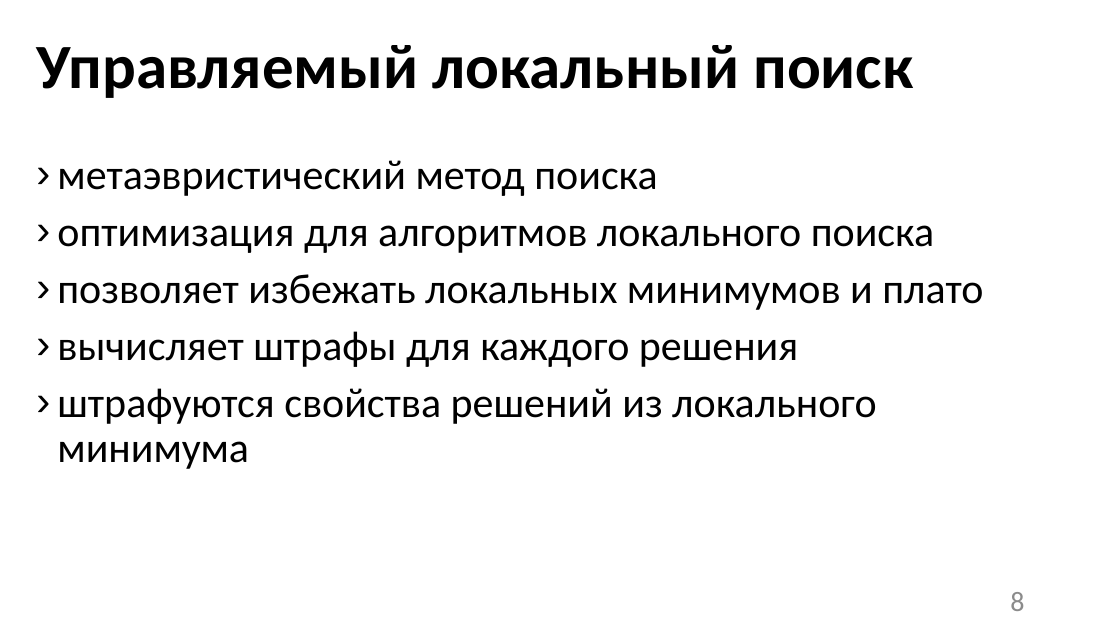
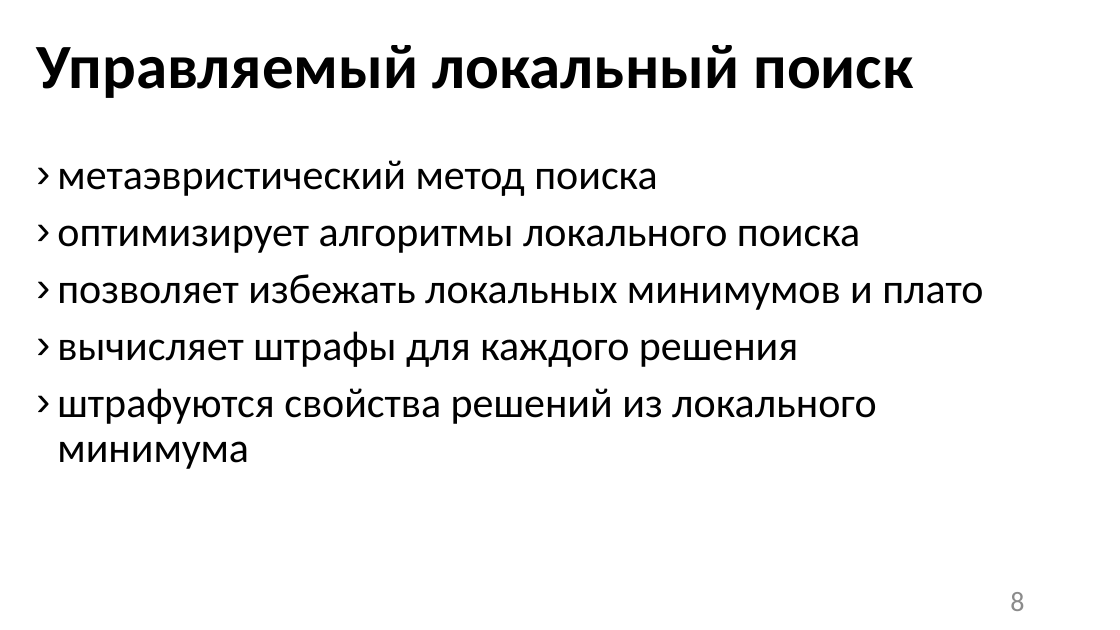
Before and after one commit to Mellcorn/hakerton, a slide deck: slide 9 of globuly.pptx. Drawn at 1120x630 pixels with LibreOffice and Linux fonts; fonts in the diff are those of the drawing; background and template pictures are left out. Boxes give left, top, right and bottom in pixels: in the first picture for what was removed or moved away, otherwise in the second. Text is boxed around its words. In the diff, an @@ line names an element or a change of style, - is before the commit and + after.

```diff
--- a/globuly.pptx
+++ b/globuly.pptx
@@ text at <box>57,225,860,253</box>: text changed @@
-› оптимизация для алгоритмов локального поиска
+› оптимизирует алгоритмы локального поиска
```
Also in this commit, not shown: 2 other slides changed.
